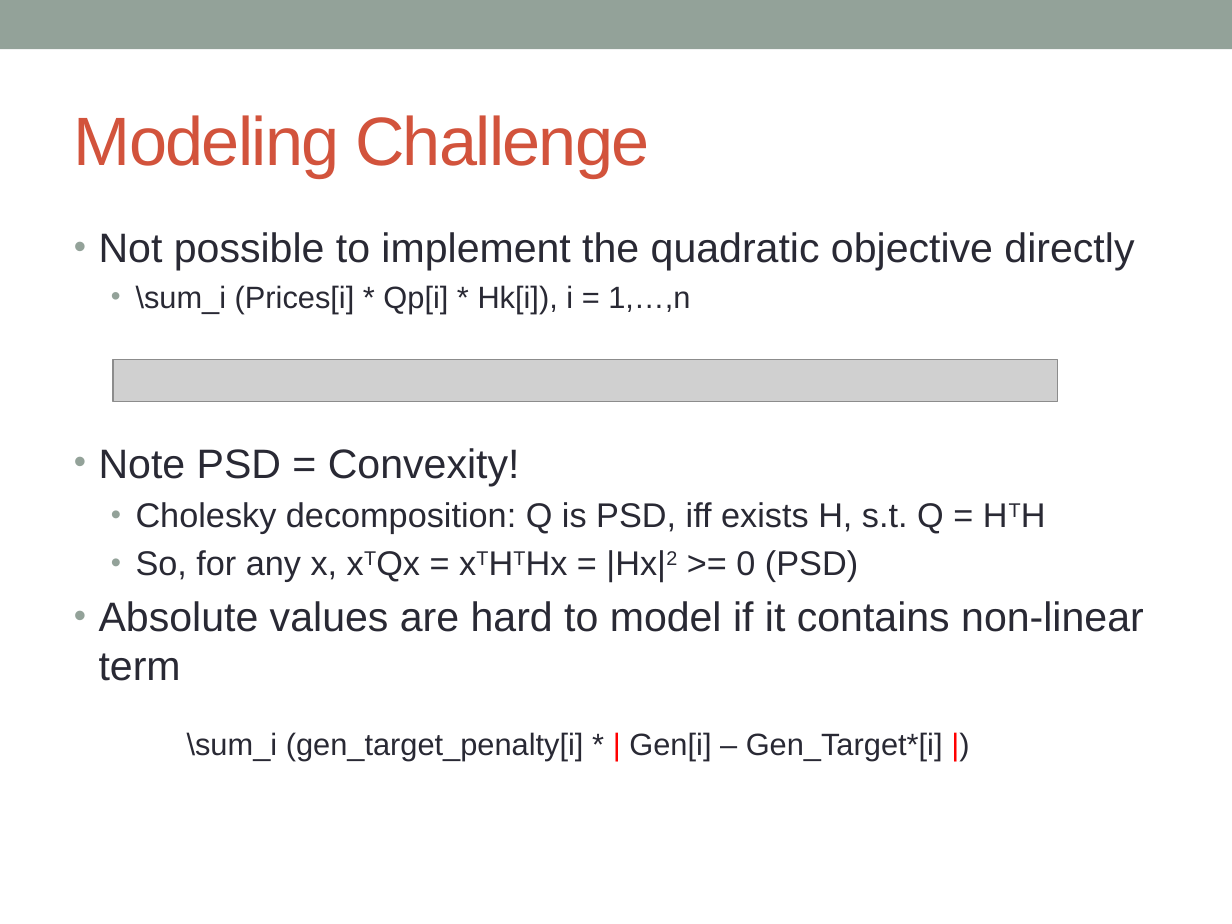
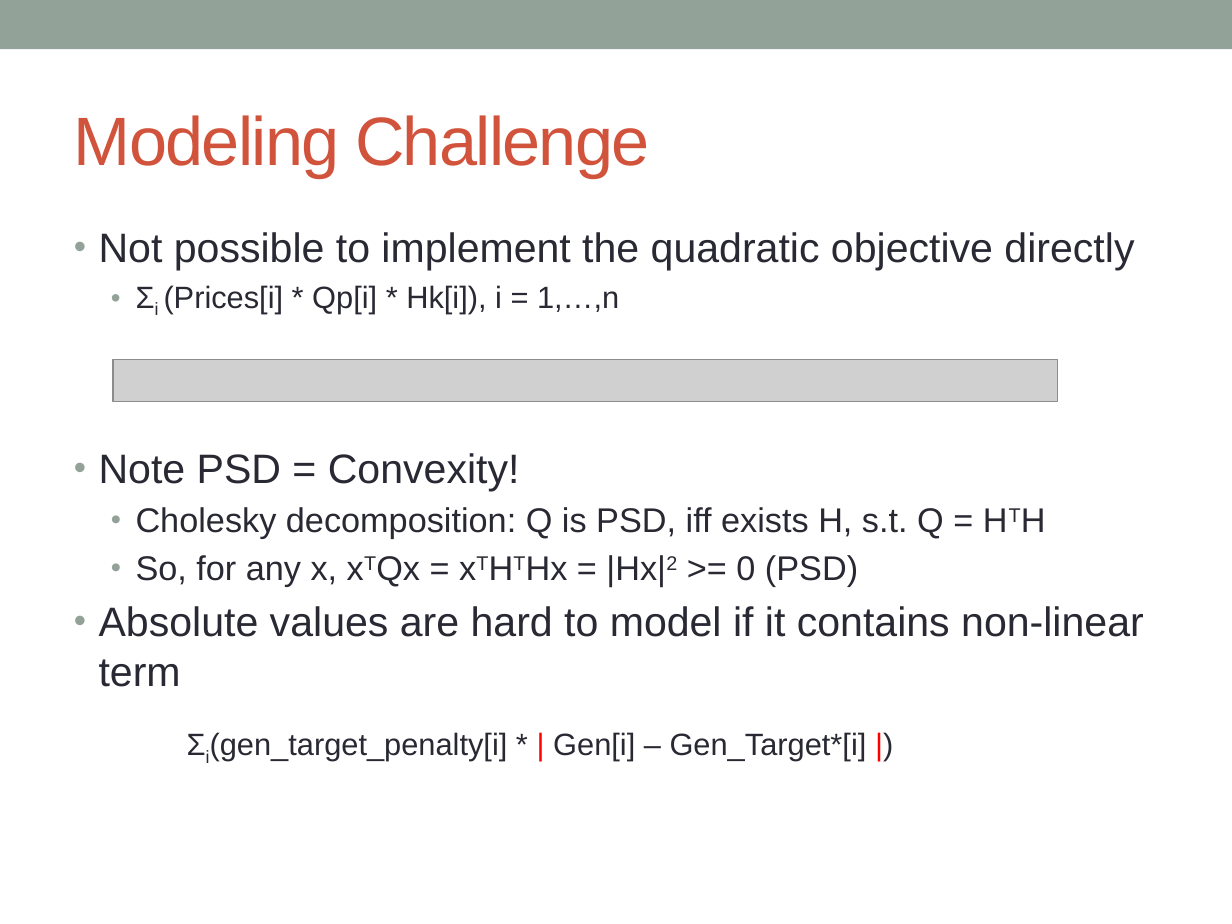
Before and after one commit to huzengjian/Swift-short-term-dispatch-model, a slide deck: slide 5 of Swift short term optimizer.pptx. Drawn at 1232x924 pixels with LibreOffice and Linux fonts; fonts in the diff are those of the drawing; grey boxes stand for pictures. Boxes give left, top, right and bottom in pixels: in the first picture for what was removed or moved away, otherwise in the second. Text is boxed around its words. In the diff, an @@ line names an element or a change of style, - is before the commit and + after.

```diff
--- a/Swift short term optimizer.pptx
+++ b/Swift short term optimizer.pptx
@@ text at (164,285,619,313): text changed @@
-    • \sum_i (Prices[i] * Qp[i] * Hk[i]), i = 1,…,n
+    • Σi (Prices[i] * Qp[i] * Hk[i]), i = 1,…,n
@@ text at (210,732,867,760): text changed @@
-      \sum_i (gen_target_penalty[i] * | Gen[i] – Gen_Target*[i] |)
+      Σi(gen_target_penalty[i] * | Gen[i] – Gen_Target*[i] |)
```
Also in this commit, not shown: 3 other slides changed.
